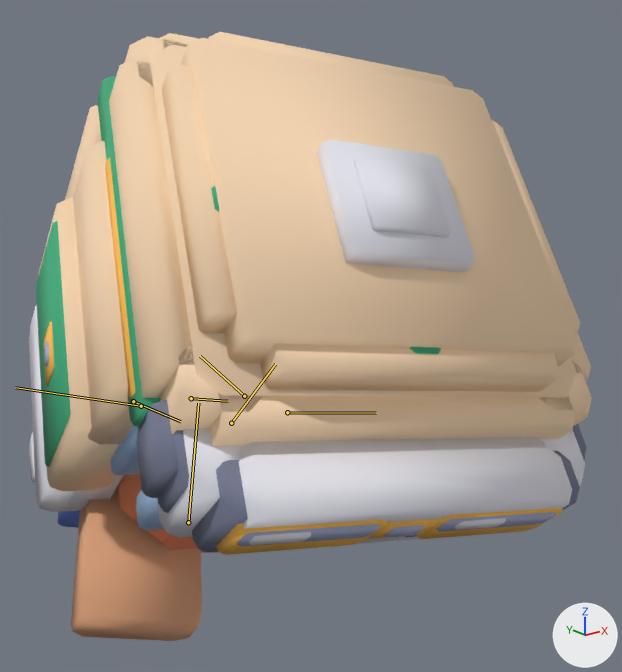
The glTF model Assets/TumbangPreso/Art/characters/persons/team-cheska.glb, before and after one commit.
Before and after are seen from a 50 mm camera at (-0.549, -0.965, 0.639) aimed at (0.047, -0.221, 0.341). The lights are fixed; the arrows at lower right show +X, +Y and +Z. The older version comes first. Both versions are drawn at frame 6 of the action 'slide'; the numbers are the values there. The bones that bend it are drawn over the model as lines.

In view in the first picture: 'body-mesh', 'head-mesh'.
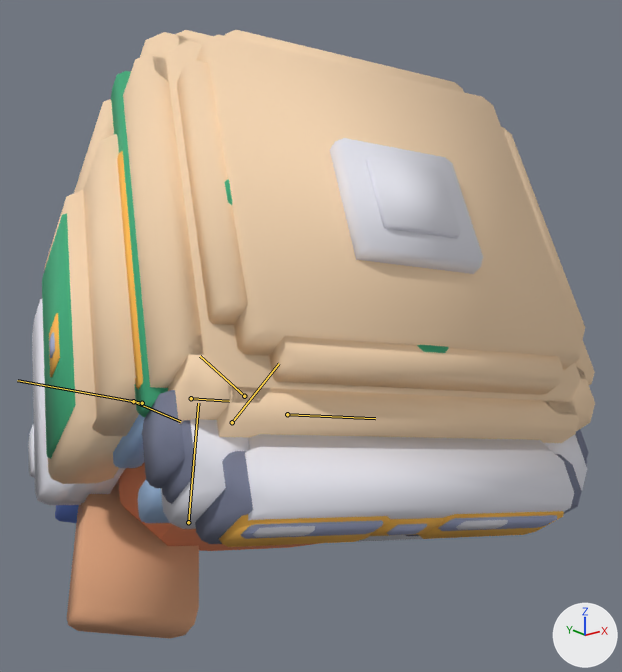
Changed parts and their boxes [x1, y1, x2, y2] in the pictures (622 x 672 px):
'head-mesh', posed
    before: [29, 32, 592, 555]
    after: [28, 30, 595, 551]
'body-mesh', posed
    before: [57, 486, 202, 641]
    after: [55, 480, 199, 639]
bone 'torso', root to tip
    before: (191, 398) to (228, 401)
    after: (191, 398) to (229, 401)

What the commit changed:
Bone 'torso' (bone_torso) turns from (74, -5, -4) to (74, -5, -6) degrees about its own x, y and z.
